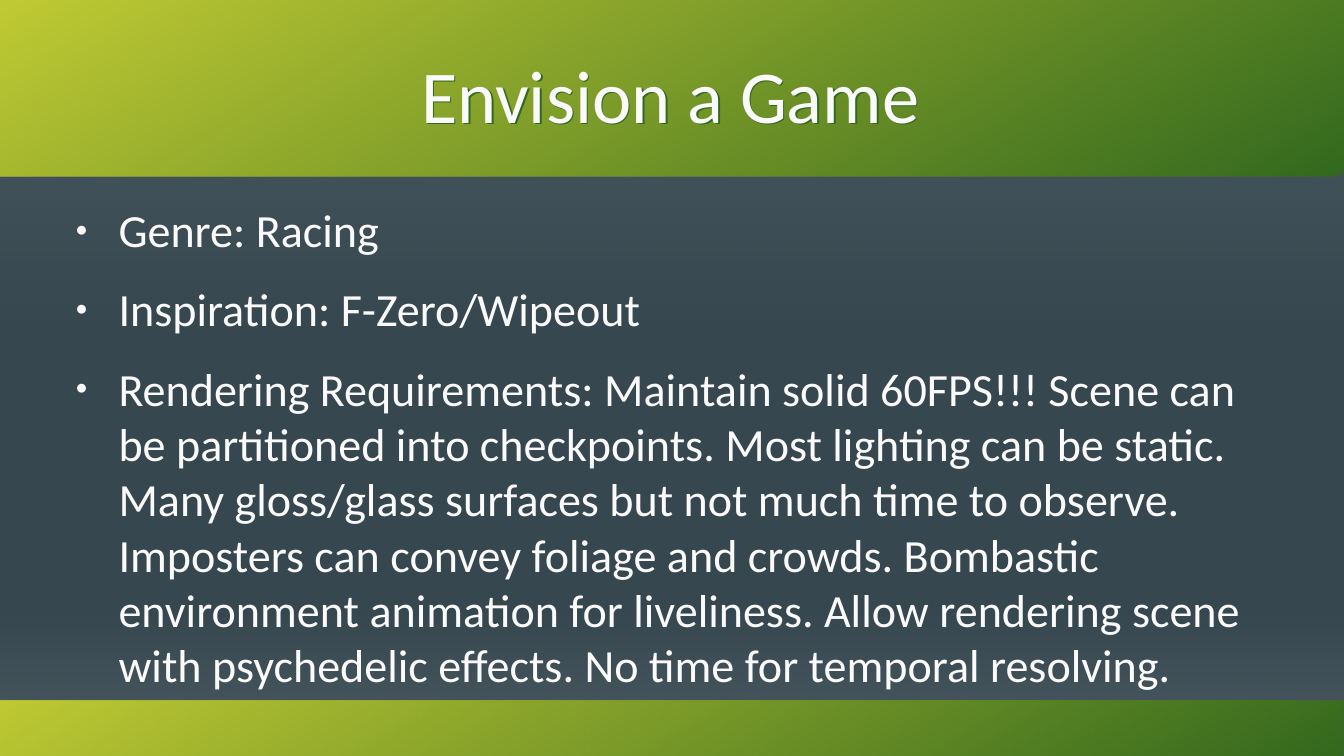
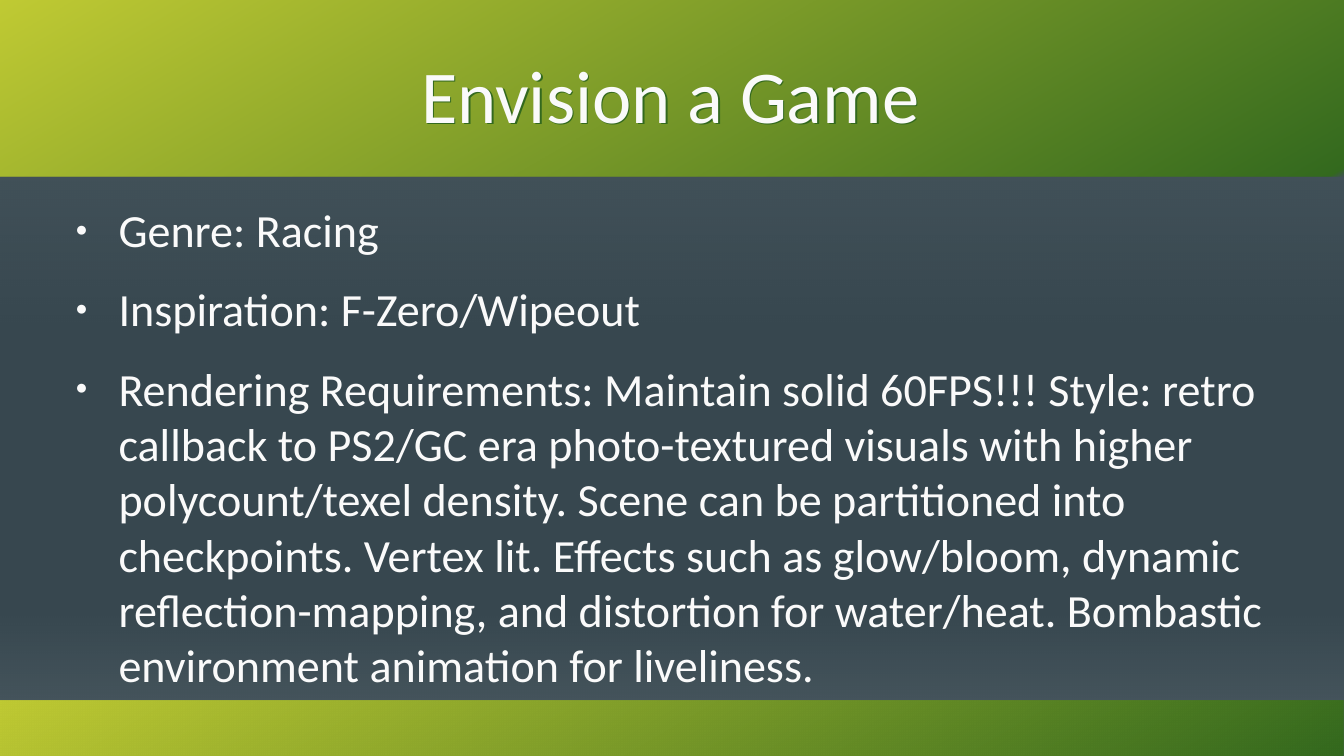
Before and after one commit to KenzieMac130/CitrusToolbox, a slide deck: slide 9 of docs/MovingToGpuDrivenRendering.odp. Drawn at 1344x756 pixels with LibreOffice and Linux fonts; fonts in the diff are those of the drawing. Boxes give left, top, right and bottom in pixels: in the first picture for what was removed or moved away, otherwise in the second. Text is boxed around its words. In the diff, an @@ line names an element or a change of style, - is before the commit and + after.

```diff
--- a/docs/MovingToGpuDrivenRendering.odp
+++ b/docs/MovingToGpuDrivenRendering.odp
@@ text at (119, 374, 1262, 683): text changed @@
-● Rendering Requirements: Maintain solid 60FPS!!! Scene can be partitioned into checkpoints. Most lighting can be static. Many gloss/glass surfaces but not much time to observe. Imposters can convey foliage and crowds. Bombastic environment animation for liveliness. Allow rendering scene with psychedelic effects. No time for temporal resolving.
+● Rendering Requirements: Maintain solid 60FPS!!! Style: retro callback to PS2/GC era photo-textured visuals with higher polycount/texel density. Scene can be partitioned into checkpoints. Vertex lit. Effects such as glow/bloom, dynamic reflection-mapping, and distortion for water/heat. Bombastic environment animation for liveliness.
```
Also in this commit, not shown: 6 other slides changed, 2 slides added, 3 slides removed, 30 other files.
